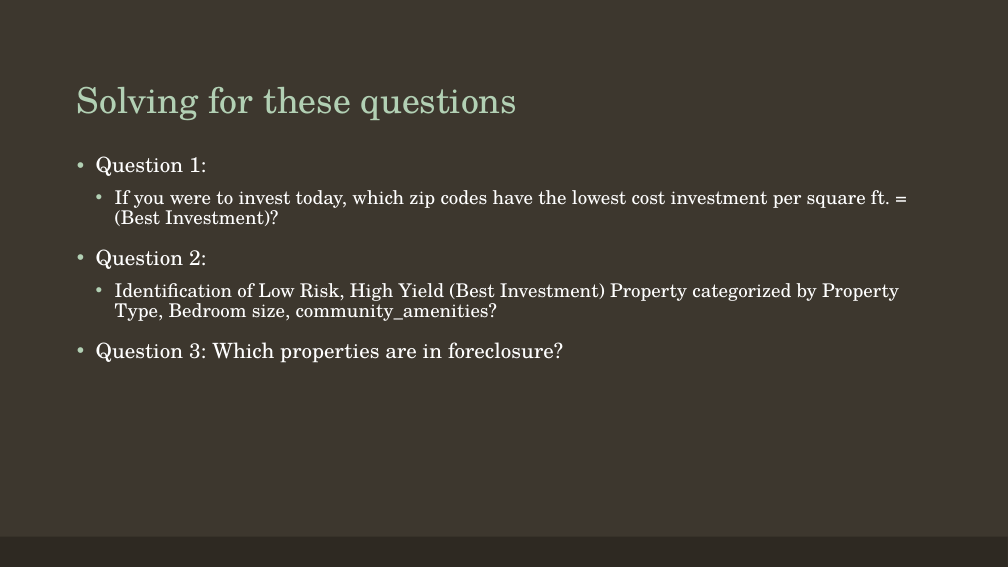
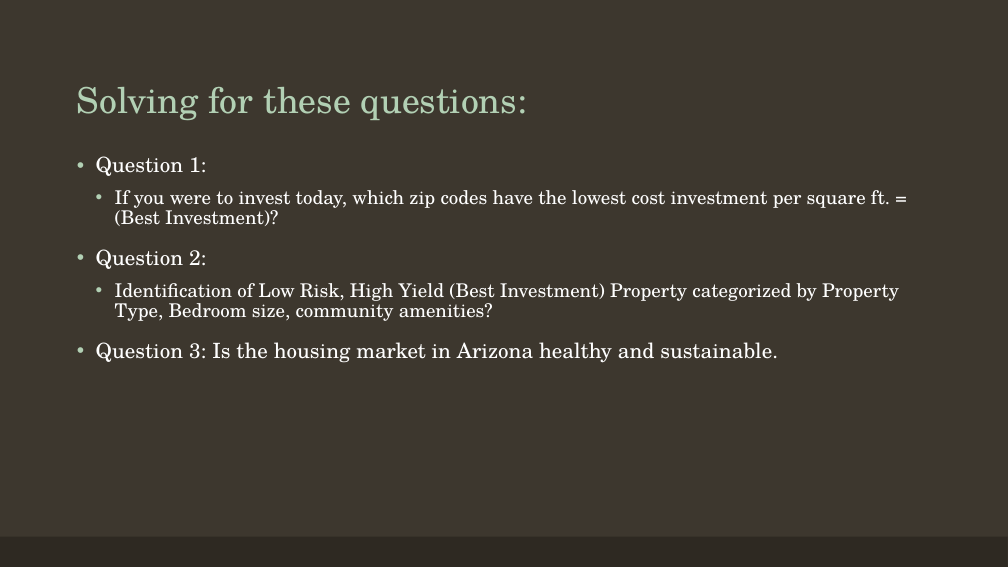
Before and after one commit to ashnikzad/AZ-Real-Estate-Analyisis, a slide deck: slide 3 of Team 2 Presentation.pptx. Drawn at 1008x567 pixels with LibreOffice and Linux fonts; fonts in the diff are those of the drawing. Boxes give left, top, right and bottom in pixels: in the first picture for what was removed or moved away, otherwise in the second. Text is boxed around its words. In the diff, an @@ line names an element or a change of style, - is before the commit and + after.

```diff
--- a/Team 2 Presentation.pptx
+++ b/Team 2 Presentation.pptx
@@ title at (77,87,527,120): text changed @@
-Solving for these questions
+Solving for these questions:
@@ text at (96,283,899,363): text changed @@
-  • Identification of Low Risk, High Yield (Best Investment) Property categorized by Property Type, Bedroom size, community_amenities?
-• Question 3: Which properties are in foreclosure?
+  • Identification of Low Risk, High Yield (Best Investment) Property categorized by Property Type, Bedroom size, community amenities?
+• Question 3: Is the housing market in Arizona healthy and sustainable.
```
Also in this commit, not shown: 4 other slides changed, 7 slides added, 12 slides removed.
